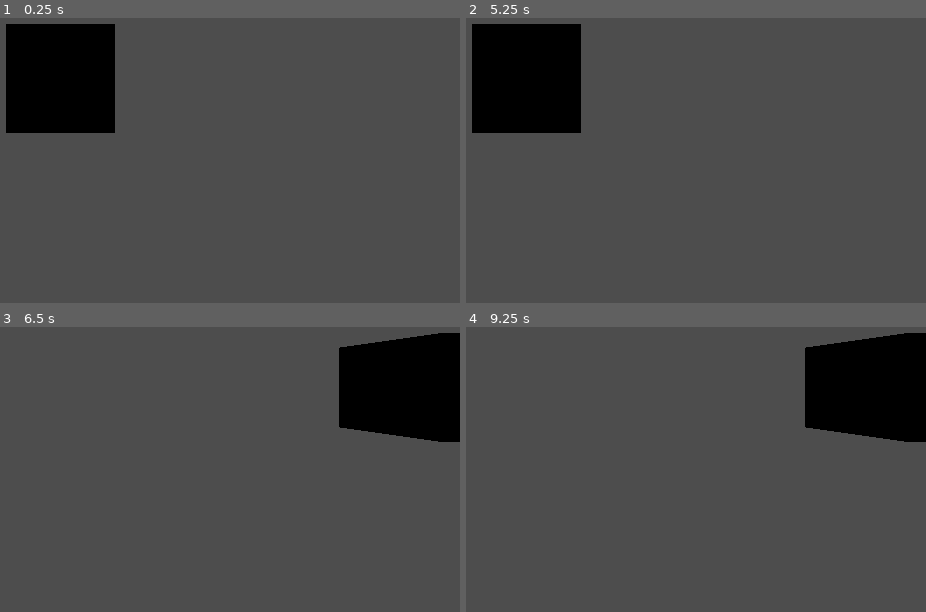
Above: before the commit, frames 1-4 (two rows, left to right).
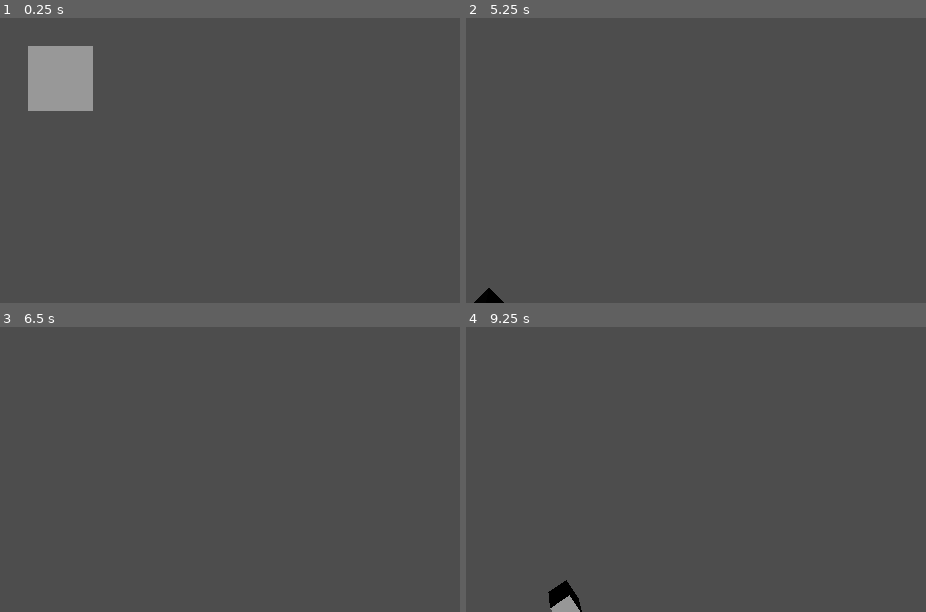
Above: after the commit, the same moments.

Repository: fantomtheghost1/Nebula
Game: Godot game, scene res://Scene/main.tscn
Same seed, same stepped clock (60 frames per second), same inputs: the game is played once before the commit and once after it.
Inputs (mouse positions are in pixels of both pictures, inside the frame that each line leads up to):
- Up to frame 1 (0.25 s): no input
- Up to frame 2 (5.25 s): tap Enter at 0.5, 2, 3.5 s; move the mouse to (700, 55) at 0.52 s; hold W (PanUp, bound only before the commit) 0.53-1.28 s; hold Right mouse button (CameraOrbitMode, bound only after the c… 0.53-1.28 s; tap A (CameraPanLeft, bound only after the commit) at 0.8, 1.35, 4.55 s; tap Space at 1.25, 2.75, 4.25 s; move the mouse to (outside the picture) at 1.27 s; hold S (PanDown, bound only before the commit) 1.28-2.03 s; tap D (CameraPanRight, bound only after the commit) at 1.55 s; move the mouse to (outside the picture) at 2.02 s; hold D (CameraPanRight, bound only after the commit) 2.03-2.78 s; hold W (PanUp, bound only before the commit) 2.03-3.53 s; tap Mouse wheel up (CameraZoomIn, bound only after the commit) at 2.3, 2.85 s; move the mouse to (484, 169) at 2.77 s; tap Mouse wheel down (CameraZoomOut, bound only after the commi… at 3.05 s; move the mouse to (765, 146) at 3.52 s; hold Mouse wheel down (CameraZoomOut, bound only after the commi… 3.53-4.28 s; hold S (PanDown, bound only before the commit) from 3.53 s (still down); right-click (765, 146) at 3.8 s; move the mouse to (outside the picture) at 4.27 s; right-click (outside the picture) at 4.35 s; move the mouse to (567, 77) at 5.02 s; hold A (CameraPanLeft, bound only after the commit) from 5.03 s (still down)
- Up to frame 3 (6.5 s): tap D (CameraPanRight, bound only after the commit) at 5.3, 5.85 s; move the mouse to (outside the picture) at 5.77 s; release S (PanDown, bound only before the commit) at 5.78 s; release A (CameraPanLeft, bound only after the commit) at 5.78 s; hold W (PanUp, bound only before the commit) from 5.78 s (still down); tap Mouse wheel up (CameraZoomIn, bound only after the commit) at 6.05 s
- Up to frame 4 (9.25 s): move the mouse to (700, 364) at 6.52 s; hold Mouse wheel up (CameraZoomIn, bound only after the commit) 6.53-7.28 s; tap Mouse wheel down (CameraZoomOut, bound only after the commi… at 6.8, 7.35 s; move the mouse to (outside the picture) at 7.27 s; right-click (outside the picture) at 7.55 s; move the mouse to (outside the picture) at 8.02 s; release W (PanUp, bound only before the commit) at 8.03 s; hold Right mouse button (CameraOrbitMode, bound only after the c… 8.03-8.78 s; hold S (PanDown, bound only before the commit) from 8.03 s (still down); tap A (CameraPanLeft, bound only after the commit) at 8.3, 8.85 s; move the mouse to (484, 478) at 8.77 s; tap D (CameraPanRight, bound only after the commit) at 9.05 s

The runs differ from the first frame. In frame 1, 9.1% of the frame differs, in the area x 1-25%, y 2-41%; in frame 2, 9.2%; in frame 3, 8.9%; in frame 4, 9.5%, in the area x 17-100%, y 2-100%.

Commit message:
Camera improvements
• Fixed panning functionality
• Renamed InputMap Actions to be more clear
• Added camera zoom functionality
• Created a designated camera scene that has the camera features much more modularized
• Added constants throughout the code for readability
• Fixed camera panning not moving smoothly
• Added light to better see the camera subject
• Began work on the orbit functionality. It's currently broken but close to finished

Diff:
--- /dev/null
+++ b/nebula/Scene/camera.tscn
@@ -0,0 +1,24 @@
+[gd_scene load_steps=5 format=3 uid="uid://bxv63i2x5vbll"]
+
+[ext_resource type="Script" path="res://Scripts/CameraScripts/pan_component.gd" id="1_c5lmn"]
+[ext_resource type="Script" path="res://Scripts/CameraScripts/camera.gd" id="1_hxjym"]
+[ext_resource type="Script" path="res://Scripts/CameraScripts/zoom_component.gd" id="2_pmk1u"]
+[ext_resource type="Script" path="res://Scripts/CameraScripts/orbit_component.gd" id="3_hmeht"]
+
+[node name="CameraGimbal" type="Node3D"]
+script = ExtResource("1_hxjym")
+
+[node name="Camera3D" type="Camera3D" parent="."]
+
+[node name="PanComponent" type="Node3D" parent="Camera3D"]
+unique_name_in_owner = true
+transform = Transform3D(1, 0, 0, 0, 0.999992, -0.00403165, 0, 0.00403165, 0.999992, 0, 0.0201585, -4.99996)
+script = ExtResource("1_c5lmn")
+
+[node name="ZoomComponent" type="Node3D" parent="Camera3D"]
+transform = Transform3D(1, 0, 0, 0, 0.999992, -0.00403165, 0, 0.00403165, 0.999992, 0, 0.0201585, -4.99996)
+script = ExtResource("2_pmk1u")
+
+[node name="OrbitComponent" type="Node3D" parent="Camera3D"]
+transform = Transform3D(1, 0, 0, 0, 0.999992, -0.00403165, 0, 0.00403165, 0.999992, 0, 0.0201585, -4.99996)
+script = ExtResource("3_hmeht")
--- a/nebula/Scene/main.tscn
+++ b/nebula/Scene/main.tscn
@@ -1,14 +1,18 @@
 [gd_scene load_steps=3 format=3 uid="uid://cdr2qovl2f2i6"]
 
-[ext_resource type="Script" path="res://Scripts/camera_3d.gd" id="1_yr37p"]
+[ext_resource type="PackedScene" uid="uid://bxv63i2x5vbll" path="res://Scene/camera.tscn" id="1_ivkai"]
 
 [sub_resource type="BoxMesh" id="BoxMesh_cehq5"]
 
 [node name="Main" type="Node2D"]
 
-[node name="Camera3D" type="Camera3D" parent="."]
-transform = Transform3D(1, 0, 0, 0, 1, 0, 0, 0, 1, 0, 0, 3.17486)
-script = ExtResource("1_yr37p")
+[node name="MeshInstance3D" type="MeshInstance3D" parent="."]
+unique_name_in_owner = true
+mesh = SubResource("BoxMesh_cehq5")
 
-[node name="MeshInstance3D" type="MeshInstance3D" parent="."]
-mesh = SubResource("BoxMesh_cehq5")
+[node name="DirectionalLight3D" type="DirectionalLight3D" parent="."]
+transform = Transform3D(1, 0, 0, 0, -0.00403169, 0.999992, 0, -0.999992, -0.00403169, 0, 10, 0)
+
+[node name="CameraGymbal" parent="." node_paths=PackedStringArray("target") instance=ExtResource("1_ivkai")]
+transform = Transform3D(1, 0, 0, 0, -4.37114e-08, 1, 0, -1, -4.37114e-08, 0, 10, 0)
+target = NodePath("../MeshInstance3D")
--- /dev/null
+++ b/nebula/Scripts/CameraScripts/camera.gd
@@ -0,0 +1,3 @@
+extends Node3D
+
+@export var target : MeshInstance3D = null
--- /dev/null
+++ b/nebula/Scripts/CameraScripts/orbit_component.gd
@@ -0,0 +1,24 @@
+extends Node3D
+
+@onready var gimbal : Node3D = self.get_parent().get_parent()
+@onready var target = gimbal.target
+
+const MOUSE_SENSITIVITY = 1.0
+
+var dragging = false
+
+func _input(event):
+	if event.is_action_pressed("CameraOrbitMode"):
+		dragging = true
+		%PanComponent.pan_active = false
+		get_parent().position = Vector3(target.position.x, 10, target.position.z)
+
+	if event is InputEventMouseMotion and dragging:
+		gimbal.rotation.y -= event.relative.x * MOUSE_SENSITIVITY
+		gimbal.rotation.x -= event.relative.y * MOUSE_SENSITIVITY
+		gimbal.rotation.x = clamp(gimbal.rotation.x, -PI/2.0, PI/2.0)
+		print(gimbal.rotation)
+
+	if event.is_action_released("CameraOrbitMode"):
+		dragging = false
+		%PanComponent.pan_active = true
--- /dev/null
+++ b/nebula/Scripts/CameraScripts/pan_component.gd
@@ -0,0 +1,35 @@
+extends Node3D
+
+@export var pan_active = true
+@onready var gimbal : Node3D = self.get_parent().get_parent()
+
+# sets the speed at which the camera pans
+const PAN_SENSITIVITY : float = 0.05
+
+var pan_velocity : Vector3 = Vector3.ZERO
+
+# Called when the node enters the scene tree for the first time.
+func _input(event):
+	if event.is_action_pressed("CameraPanUp"):
+		pan_velocity = Vector3(pan_velocity.x, gimbal.position.y, -1.0 * PAN_SENSITIVITY)
+	elif event.is_action_released("CameraPanUp"):
+		pan_velocity = Vector3.ZERO
+
+	if event.is_action_pressed("CameraPanDown"):
+		pan_velocity = Vector3(pan_velocity.x, gimbal.position.y, 1.0 * PAN_SENSITIVITY)
+	elif event.is_action_released("CameraPanDown"):
+		pan_velocity = Vector3.ZERO
+
+	if event.is_action_pressed("CameraPanLeft"):
+		pan_velocity = Vector3(-1.0 * PAN_SENSITIVITY, gimbal.position.y, pan_velocity.z)
+	elif event.is_action_released("CameraPanLeft"):
+		pan_velocity = Vector3.ZERO
+
+	if event.is_action_pressed("CameraPanRight"):
+		pan_velocity = Vector3(1.0 * PAN_SENSITIVITY, gimbal.position.y, pan_velocity.z)
+	elif event.is_action_released("CameraPanRight"):
+		pan_velocity = Vector3.ZERO
+
+func _process(_delta):
+	if pan_velocity != Vector3.ZERO and pan_active:
+		gimbal.position += pan_velocity
--- /dev/null
+++ b/nebula/Scripts/CameraScripts/zoom_component.gd
@@ -0,0 +1,30 @@
+extends Node3D
+
+@onready var gimbal : Node3D = self.get_parent().get_parent()
+
+# sets the speed at which the camera zooms
+const ZOOM_SENSITIVITY : float = 4.0
+
+# sets the maximum that the camera can zoom
+const ZOOM_MAX : float = 50.0
+
+# sets the minimum that the camera can zoom
+const ZOOM_MIN : float = 5.0
+
+var zoom_value : float = ZOOM_MIN
+
+# Called when the node enters the scene tree for the first time.
+func _input(event):
+	if event.is_action_pressed("CameraZoomIn"):
+		zoom_value -= ZOOM_SENSITIVITY
+	if event.is_action_pressed("CameraZoomOut"):
+		zoom_value += ZOOM_SENSITIVITY
+
+# Called every frame. 'delta' is the elapsed time since the previous frame.
+func _process(_delta):
+	if gimbal.position.z != zoom_value:
+		if zoom_value > ZOOM_MAX:
+			zoom_value = ZOOM_MAX
+		if zoom_value < ZOOM_MIN:
+			zoom_value = ZOOM_MIN
+		gimbal.position = Vector3(gimbal.position.x, zoom_value, gimbal.position.z)
--- a/nebula/project.godot
+++ b/nebula/project.godot
@@ -17,27 +17,42 @@
 
 [input]
 
-PanLeft={
+CameraPanLeft={
 "deadzone": 0.5,
 "events": [Object(InputEventKey,"resource_local_to_scene":false,"resource_name":"","device":-1,"window_id":0,"alt_press …(191 unchanged characters)…
 , Object(InputEventKey,"resource_local_to_scene":false,"resource_name":"","device":-1,"window_id":0,"alt_pressed":false …(186 unchanged characters)…
 ]
 }
-PanRight={
+CameraPanRight={
 "deadzone": 0.5,
 "events": [Object(InputEventKey,"resource_local_to_scene":false,"resource_name":"","device":-1,"window_id":0,"alt_press …(192 unchanged characters)…
 , Object(InputEventKey,"resource_local_to_scene":false,"resource_name":"","device":-1,"window_id":0,"alt_pressed":false …(186 unchanged characters)…
 ]
 }
-PanUp={
+CameraPanUp={
 "deadzone": 0.5,
 "events": [Object(InputEventKey,"resource_local_to_scene":false,"resource_name":"","device":-1,"window_id":0,"alt_press …(192 unchanged characters)…
 , Object(InputEventKey,"resource_local_to_scene":false,"resource_name":"","device":-1,"window_id":0,"alt_pressed":false …(186 unchanged characters)…
 ]
 }
-PanDown={
+CameraPanDown={
 "deadzone": 0.5,
 "events": [Object(InputEventKey,"resource_local_to_scene":false,"resource_name":"","device":-1,"window_id":0,"alt_press …(192 unchanged characters)…
 , Object(InputEventKey,"resource_local_to_scene":false,"resource_name":"","device":-1,"window_id":0,"alt_pressed":false …(186 unchanged characters)…
 ]
 }
+CameraZoomIn={
+"deadzone": 0.5,
+"events": [Object(InputEventMouseButton,"resource_local_to_scene":false,"resource_name":"","device":-1,"window_id":0,"alt_pressed":false,"shift_pressed":false,"ctrl_pressed":false,"meta_pressed":false,"button_mask":8,"position":Vector2(336, 18),"global_position":Vector2(345, 64),"factor":1.0,"button_index":4,"canceled":false,"pressed":true,"double_click":false,"script":null)
+]
+}
+CameraZoomOut={
+"deadzone": 0.5,
+"events": [Object(InputEventMouseButton,"resource_local_to_scene":false,"resource_name":"","device":-1,"window_id":0,"alt_pressed":false,"shift_pressed":false,"ctrl_pressed":false,"meta_pressed":false,"button_mask":16,"position":Vector2(194, 9),"global_position":Vector2(203, 55),"factor":1.0,"button_index":5,"canceled":false,"pressed":true,"double_click":false,"script":null)
+]
+}
+CameraOrbitMode={
+"deadzone": 0.5,
+"events": [Object(InputEventMouseButton,"resource_local_to_scene":false,"resource_name":"","device":-1,"window_id":0,"alt_pressed":false,"shift_pressed":false,"ctrl_pressed":false,"meta_pressed":false,"button_mask":2,"position":Vector2(137, 17),"global_position":Vector2(146, 63),"factor":1.0,"button_index":2,"canceled":false,"pressed":true,"double_click":false,"script":null)
+]
+}
Not shown, changed: nebula/export_presets.cfg
